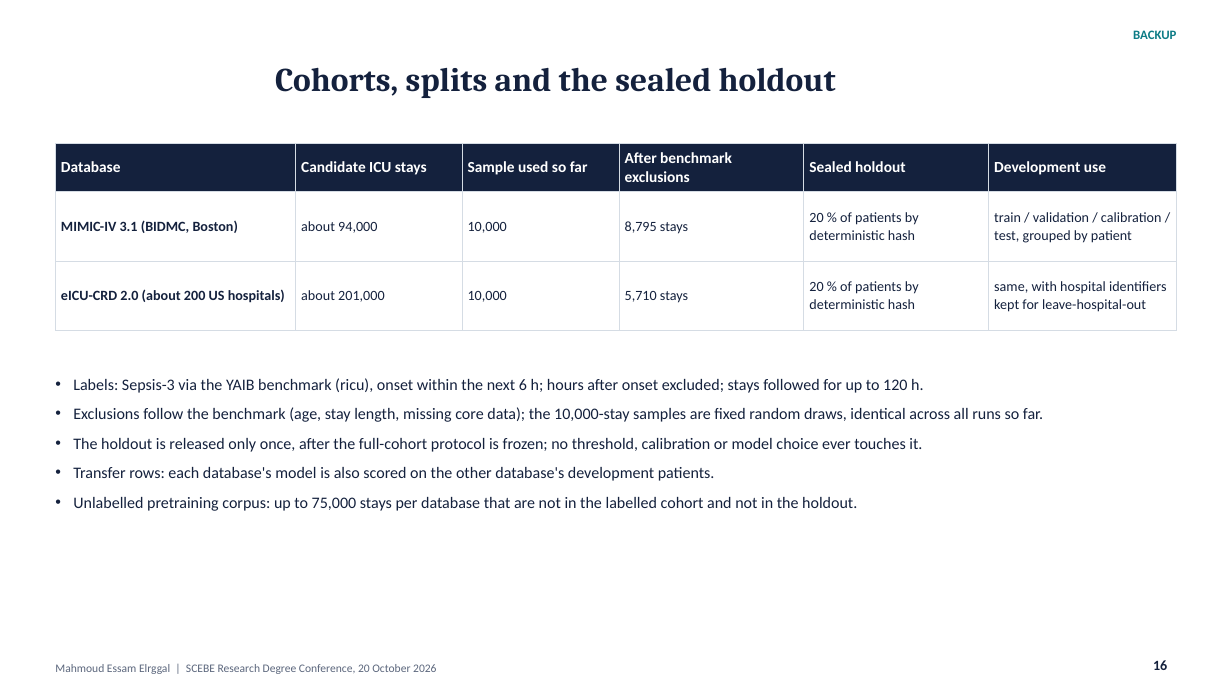
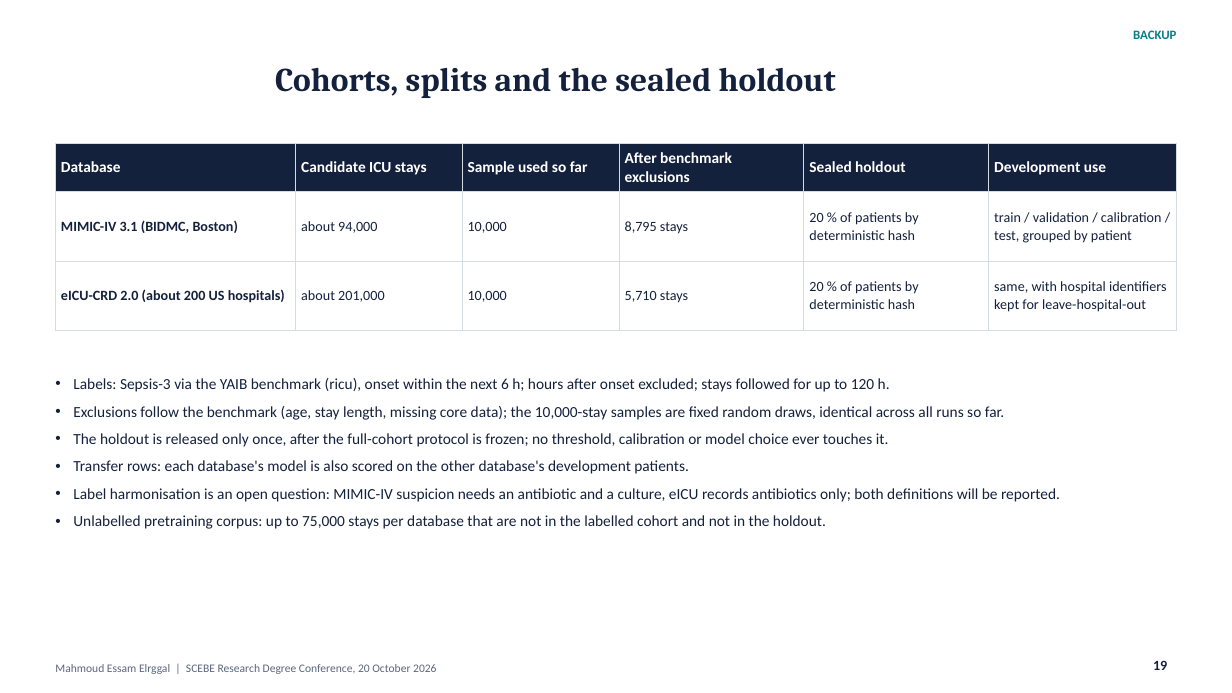
Before and after one commit to mahmoudddj/datasciencecoursera1, a slide deck: slide 19 of dev/presentation/Elrggal_Mahmoud_SCEBE2026.pptx (slide 16 before the commit). Drawn at 1232x693 pixels with LibreOffice and Linux fonts; fonts in the diff are those of the drawing. Boxes give left, top, right and bottom in pixels: in the first picture for what was removed or moved away, otherwise in the second. Text is boxed around its words. In the diff, an @@ line names an element or a change of style, - is before the commit and + after.

```diff
--- a/dev/presentation/Elrggal_Mahmoud_SCEBE2026.pptx
+++ b/dev/presentation/Elrggal_Mahmoud_SCEBE2026.pptx
@@ text at [73, 378, 1004, 529]: size 12.5 to 12 pt in "Labels: Sepsis-3 via the YAIB benchmark (ricu), ...", "Exclusions follow the benchmark (age, stay length, ...", "The holdout is released only once, after ...", "Transfer rows: each database's model is also ..." and 1 more places; less space between paragraphs @@
@@ text at [73, 488, 1060, 502]: paragraph added @@
+• Label harmonisation is an open question: MIMIC-IV suspicion needs an antibiotic and a culture, eICU records antibiotics only; both definitions will be reported.
@@ page number at [1153, 660, 1167, 670]: text changed @@
-16
+19
```
Also in this commit, not shown: 10 other slides changed, 3 slides added, 2 other files.
